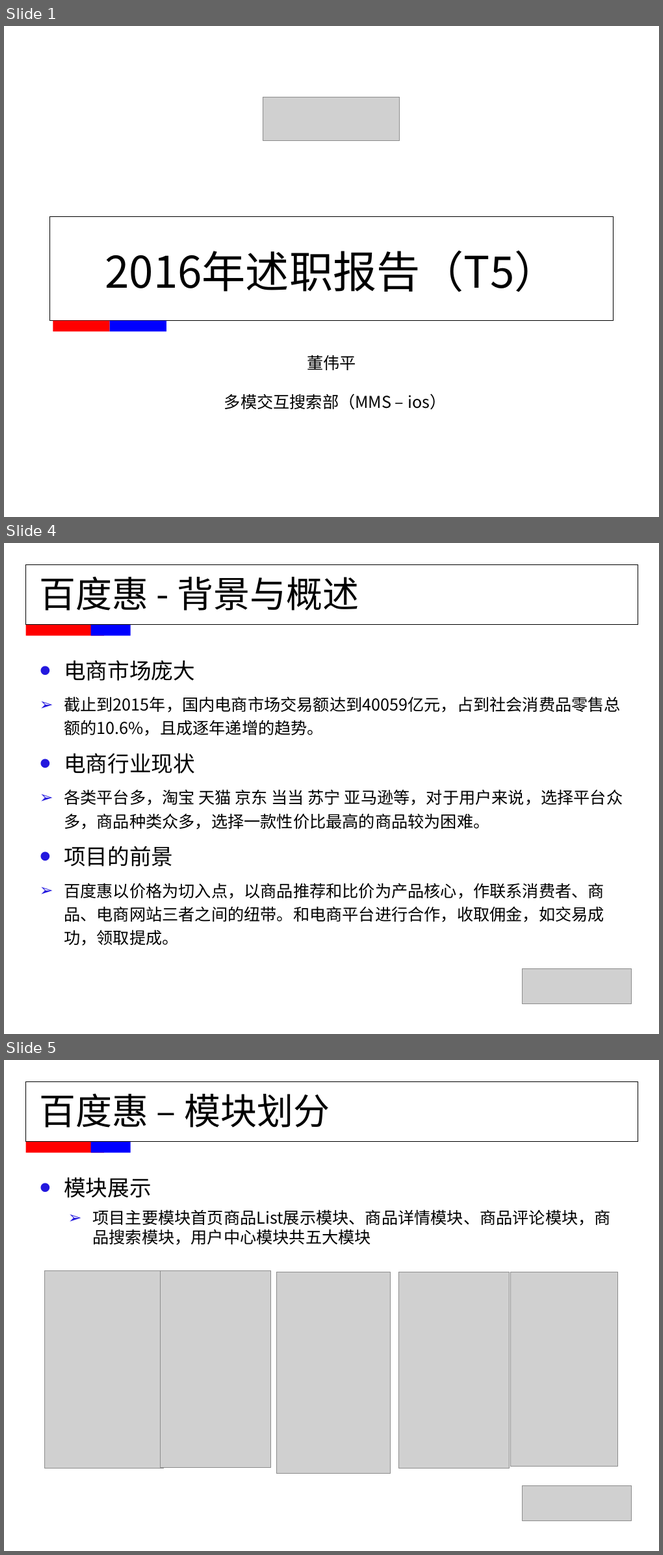
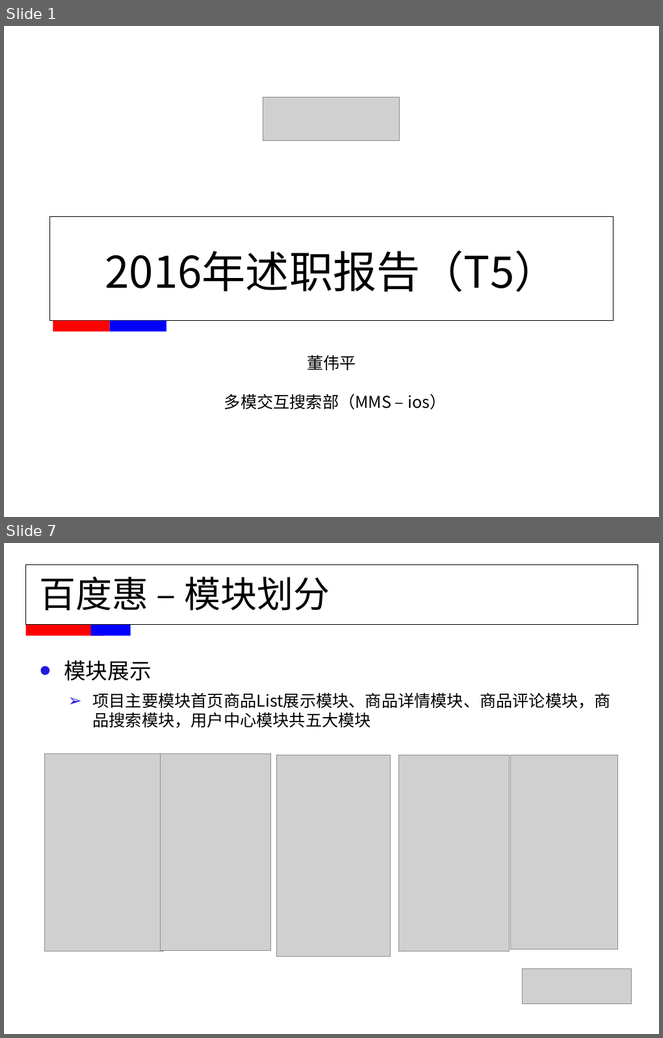
Before and after one commit to FridayAndHoliday/ElenaCodeManager, a slide deck: document/MMS职称评定-董伟平.ppt. Shown one above the other, each under a label of ours: slides 1, 4 and 5 before the commit, slides 1 and 7 after it; the slides between them are not shown. The pictures are 663x1555 and 663x1038 pixels, drawn with LibreOffice and Linux fonts; fonts in the diff are those of the drawing; grey boxes stand for pictures. Boxes give left, top, right and bottom in pixels: in the first picture for what was removed or moved away, otherwise in the second. Text is boxed around its words. In the diff, an @@ line names an element or a change of style, - is before the commit and + after.

```diff
--- a/document/MMS职称评定-董伟平.ppt
+++ b/document/MMS职称评定-董伟平.ppt
@@ slide 4 removed at bbox=[4, 543, 659, 1034], background #FFFFFF @@
@@ rectangle removed at bbox=[25, 564, 638, 625] @@
@@ title removed at bbox=[40, 576, 360, 611] @@
-百度惠 - 背景与概述
@@ rectangle removed at bbox=[25, 625, 103, 636] @@
@@ rectangle removed at bbox=[91, 625, 131, 636] @@
@@ text removed at bbox=[64, 660, 623, 946] @@
-  • 电商市场庞大
-  ➢ 截止到2015年，国内电商市场交易额达到40059亿元，占到社会消费品零售总额的10.6%，且成逐年递增的趋势。
-  • 电商行业现状
-  ➢ 各类平台多，淘宝 天猫 京东 当当 苏宁 亚马逊等，对于用户来说，选择平台众多，商品种类众多，选择一款性价比最高的商品较为困难。
-  • 项目的前景
-  ➢ 百度惠以价格为切入点，以商品推荐和比价为产品核心，作联系消费者、商品、电商网站三者之间的纽带。和电商平台进行合作，收取佣金，如交易成功，领取提成。
@@ picture removed at bbox=[523, 969, 633, 1005] @@
@@ what was slide 5 is now slide 7 @@
```
Also in this commit, not shown: 4 slides changed, 2 slides added, 1 other slide removed.
